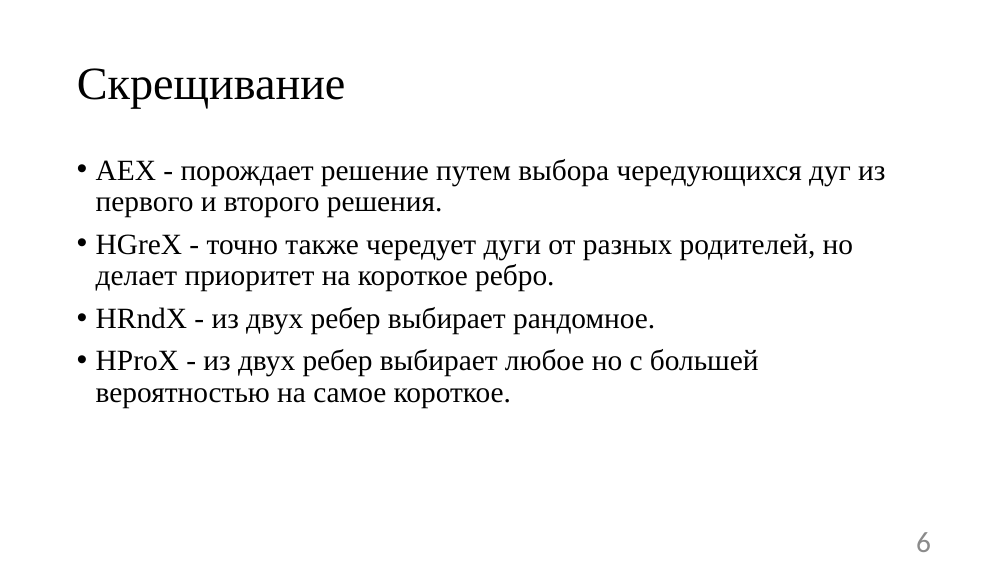
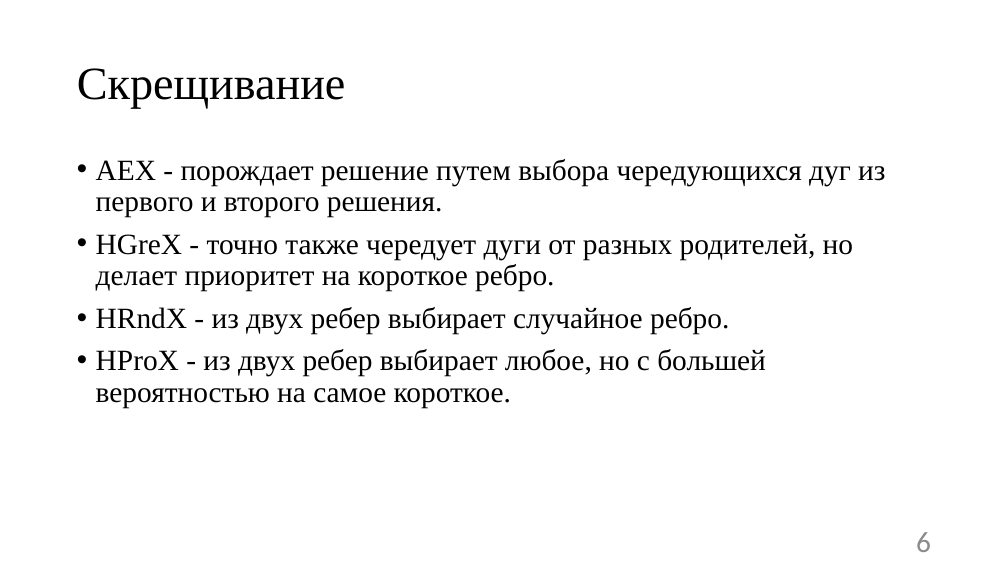
Before and after one commit to nikitka406/diplom, a slide deck: slide 6 of cpeck/diplom.pptx. Drawn at 1008x567 pixels with LibreOffice and Linux fonts; fonts in the diff are those of the drawing. Boxes give left, top, right and bottom in pixels: in the first picture for what was removed or moved away, otherwise in the second. Text is boxed around its words. In the diff, an @@ line names an element or a change of style, - is before the commit and + after.

```diff
--- a/cpeck/diplom.pptx
+++ b/cpeck/diplom.pptx
@@ text at <box>96,307,766,408</box>: text changed @@
-• HRndX - из двух ребер выбирает рандомное.
-• HProX - из двух ребер выбирает любое но с большей вероятностью на самое короткое.
+• HRndX - из двух ребер выбирает случайное ребро.
+• HProX - из двух ребер выбирает любое, но с большей вероятностью на самое короткое.
```
Also in this commit, not shown: 4 other slides changed, 7 other files.
